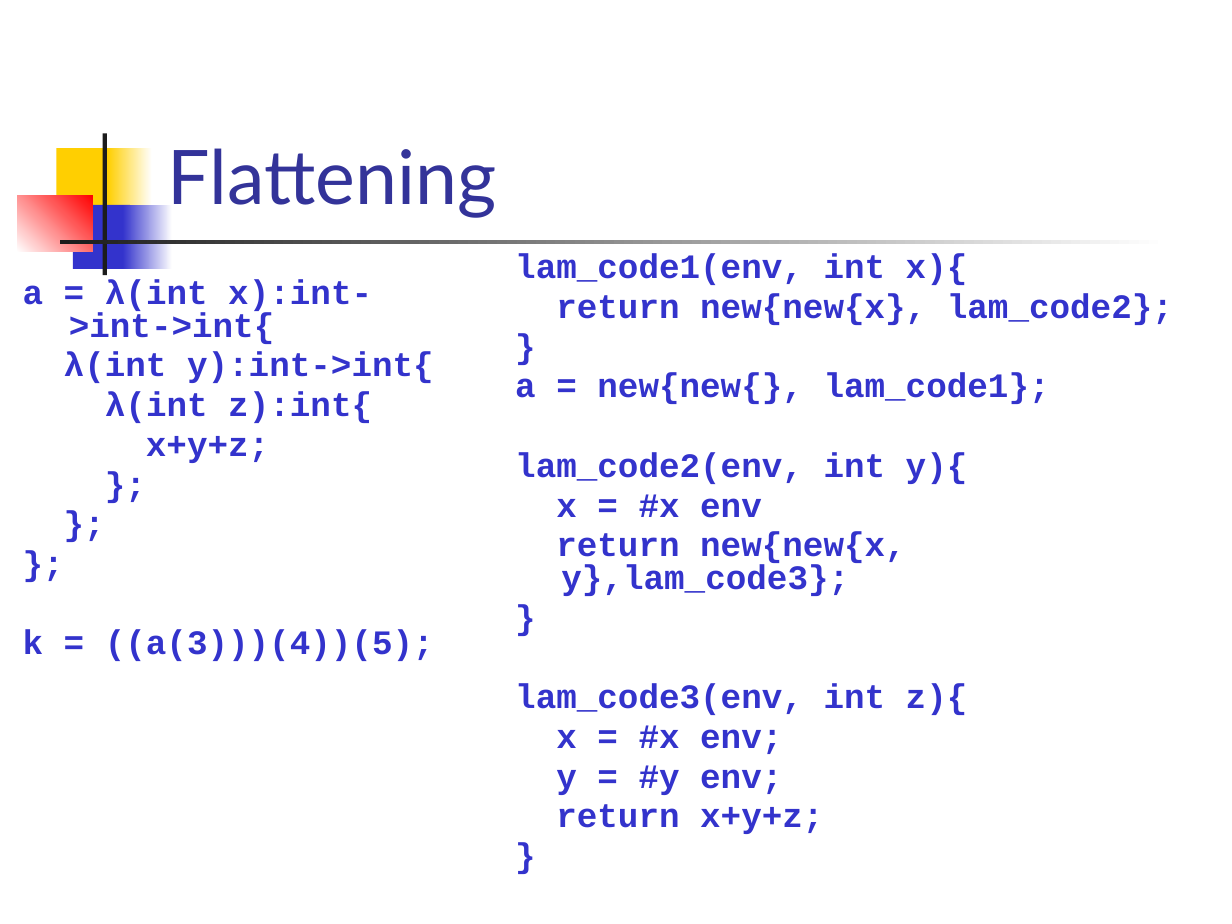
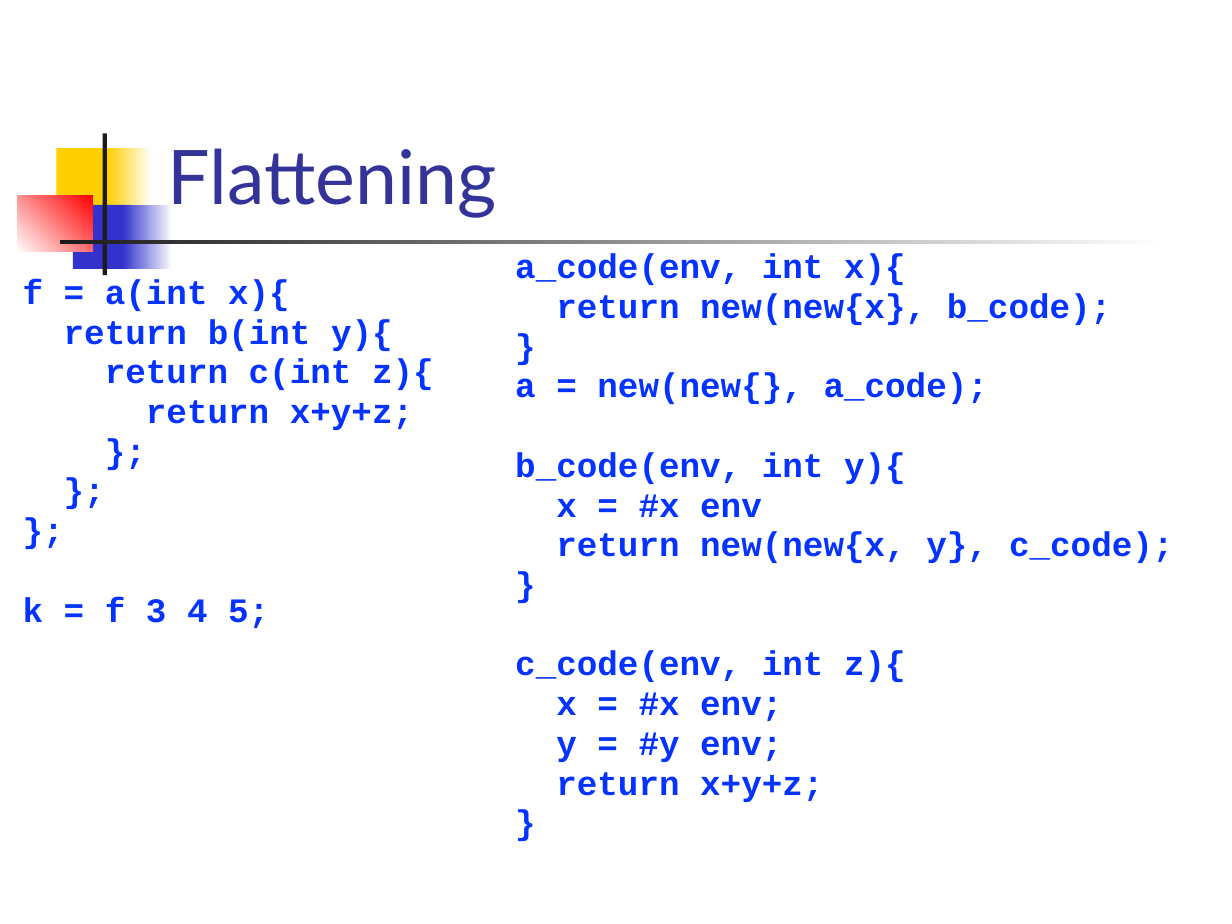
Before and after one commit to csslab-ustc/csslab-ustc.github.io, a slide deck: slide 35 of courses/compiler/slides/lec20-ir-closure.pptx. Drawn at 1232x924 pixels with LibreOffice and Linux fonts; fonts in the diff are those of the drawing. Boxes give left, top, right and bottom in pixels: in the first picture for what was removed or moved away, otherwise in the second. Text is boxed around its words. In the diff, an @@ line names an element or a change of style, - is before the commit and + after.

```diff
--- a/courses/compiler/slides/lec20-ir-closure.pptx
+++ b/courses/compiler/slides/lec20-ir-closure.pptx
@@ text at (515,253,1111,325): text changed; text colour #3333CC to #0432FF @@
-lam_code1(env, int x){
-return new{new{x}, lam_code2};
+a_code(env, int x){
+return new(new{x}, b_code);
@@ text "f = a(int x){" at (23,279,434,628): text colour #3333CC to #0432FF in "};", "};", "};" @@
@@ text at (23,279,434,430): text changed; text colour #3333CC to #0432FF @@
-a = λ(int x):int->int->int{
-λ(int y):int->int{
-λ(int z):int{
-x+y+z;
+f = a(int x){
+return b(int y){
+return c(int z){
+return x+y+z;
@@ text at (515,372,988,484): text changed; text colour #3333CC to #0432FF @@
-a = new{new{}, lam_code1};
-lam_code2(env, int y){
+a = new(new{}, a_code);
+b_code(env, int y){
@@ text at (556,494,823,802): text colour #3333CC to #0432FF in "}", "x = #x env", "}", "x = #x env;" and 3 more places @@
@@ text at (556,531,1173,563): text changed; text colour #3333CC to #0432FF @@
-return new{new{x, y},lam_code3};
+return new(new{x, y}, c_code);
@@ text at (23,597,269,628): text changed; text colour #3333CC to #0432FF @@
-k = ((a(3)))(4))(5);
+k = f 3 4 5;
@@ text at (515,650,906,682): text changed; text colour #3333CC to #0432FF @@
-lam_code3(env, int z){
+c_code(env, int z){
```
Also in this commit, not shown: 20 other slides changed, 1 slide added, 1 slide removed.
